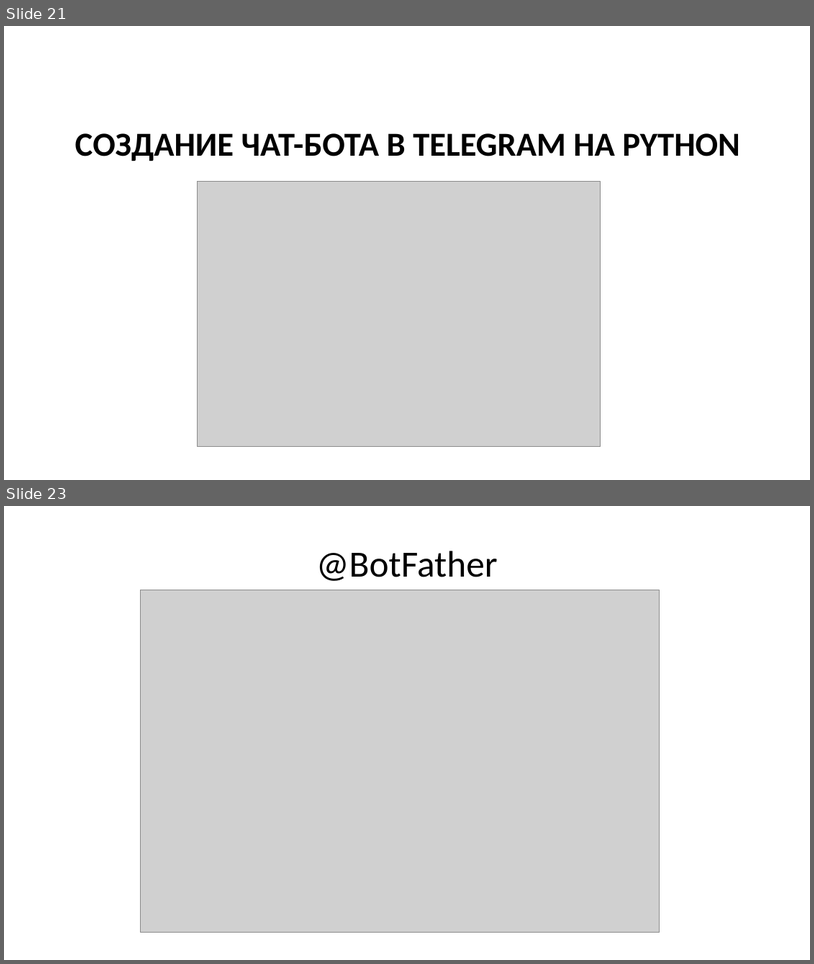
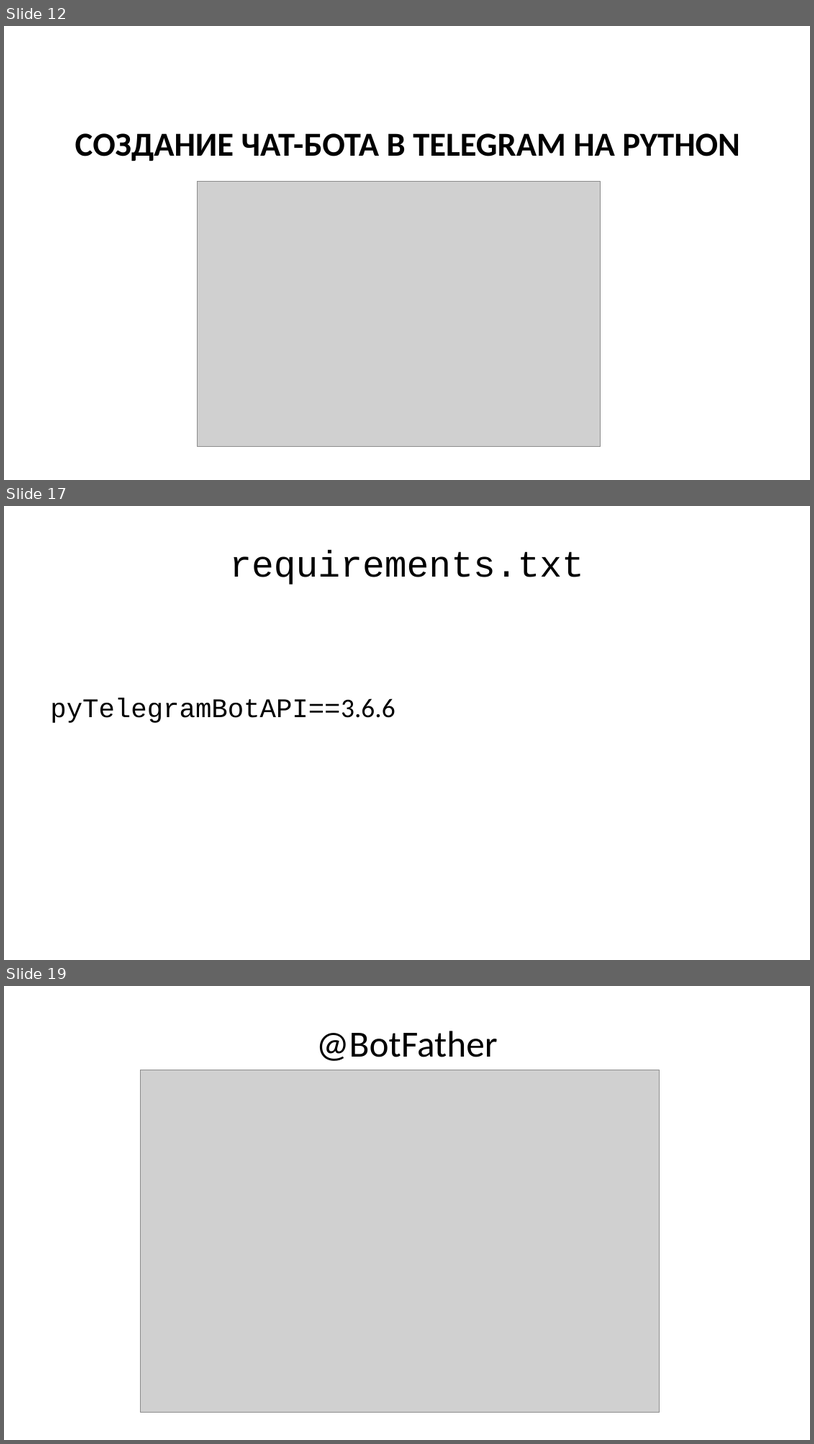
Before and after one commit to maxchv/telegram-bot, a slide deck: docs/lesson_telegram_bot.pptx. Shown one above the other, each under a label of ours: slides 21 and 23 before the commit, slides 12, 17 and 19 after it; the slides between them are not shown. The pictures are 814x964 and 814x1444 pixels, drawn with LibreOffice and Linux fonts; fonts in the diff are those of the drawing; grey boxes stand for pictures. Boxes give left, top, right and bottom in pixels: in the first picture for what was removed or moved away, otherwise in the second. Text is boxed around its words. In the diff, an @@ line names an element or a change of style, - is before the commit and + after.

```diff
--- a/docs/lesson_telegram_bot.pptx
+++ b/docs/lesson_telegram_bot.pptx
@@ slide 17 added at bbox=[4, 506, 810, 960], background #FFFFFF @@
@@ title added at bbox=[229, 550, 584, 584], 44 pt, text #000000 @@
+requirements.txt
@@ text added at bbox=[50, 698, 395, 723], 32 pt, text #000000 @@
+pyTelegramBotAPI==3.6.6
@@ what was slide 21 is now slide 12 @@
@@ what was slide 23 is now slide 19 @@
```
Also in this commit, not shown: 3 slides changed, 4 other slides added, 9 slides removed, 7 other files.
